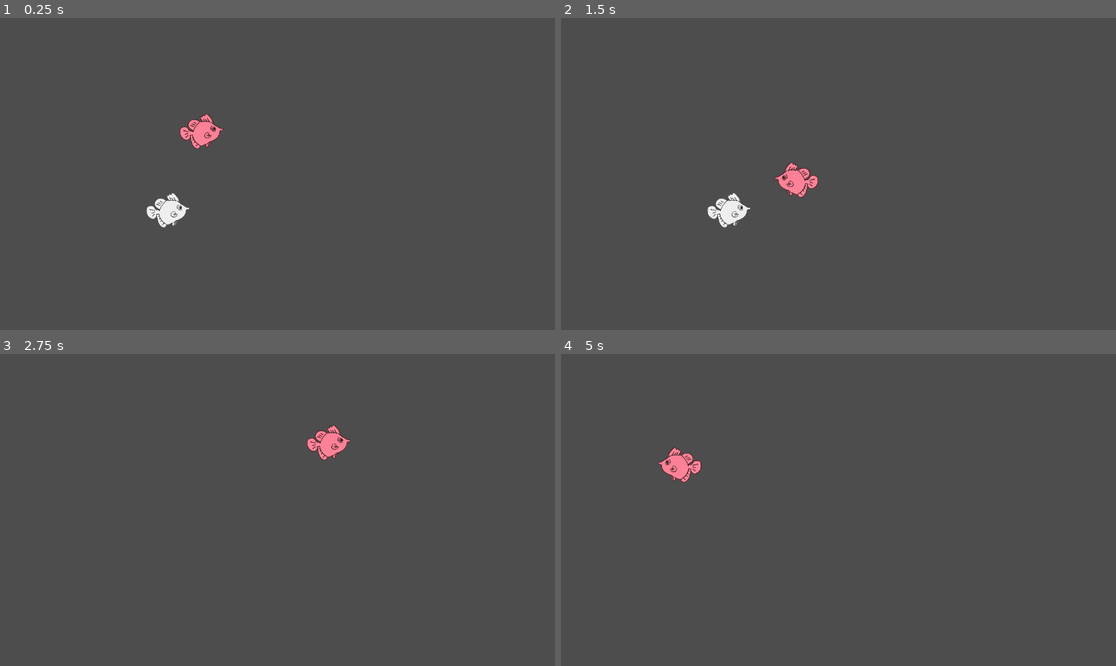
Above: before the commit, frames 1-4 (two rows, left to right).
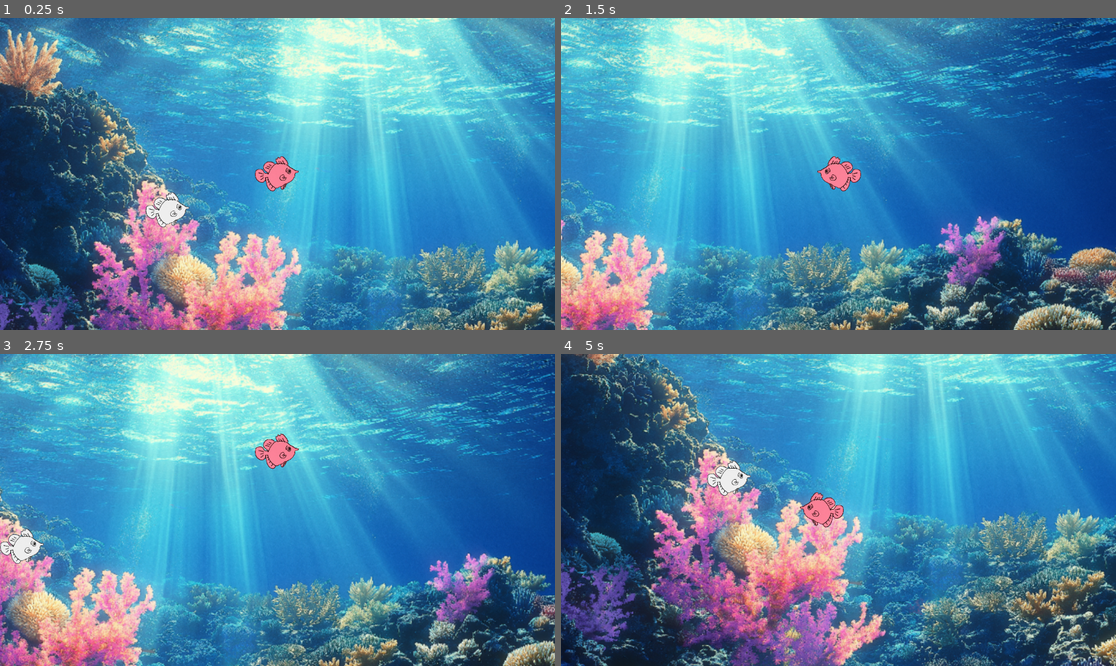
Above: after the commit, the same moments.

Repository: cpbarrett9/fish-game
Game: Godot game, scene res://Scenes/Levels/main.tscn
Same seed, same stepped clock (60 frames per second), same inputs: the game is played once before the commit and once after it.
Inputs (mouse positions are in pixels of both pictures, inside the frame that each line leads up to):
- Up to frame 1 (0.25 s): no input
- Up to frame 2 (1.5 s): move the mouse to (960, 158) at 0.52 s; move the mouse to (727, 189) at 1.27 s
- Up to frame 3 (2.75 s): move the mouse to (333, 441) at 2.02 s
- Up to frame 4 (5 s): move the mouse to (810, 572) at 2.77 s; move the mouse to (1005, 556) at 3.52 s; move the mouse to (672, 463) at 4.27 s

The runs differ from the first frame. In frame 1, 99% of the frame differs, in the area x 0-100%, y 0-100%; in frame 2, 99%; in frame 3, 99%; in frame 4, 99%.

Commit message:
added background
backround and camera restraints

Diff:
--- /dev/null
+++ b/Scenes/Levels/background.gd
@@ -0,0 +1 @@
+extends Sprite2D
--- a/Scenes/Levels/main.tscn
+++ b/Scenes/Levels/main.tscn
@@ -1,8 +1,9 @@
-[gd_scene load_steps=8 format=3 uid="uid://cstrpg5n8semn"]
+[gd_scene load_steps=9 format=3 uid="uid://cstrpg5n8semn"]
 
 [ext_resource type="Script" uid="uid://pp5ouem56jyh" path="res://Scripts/main.gd" id="1_7i1ub"]
 [ext_resource type="Script" uid="uid://y2n532cv67ei" path="res://Scripts/player_fish.gd" id="1_s0gyx"]
 [ext_resource type="Texture2D" uid="uid://cn3keth46yi4t" path="res://Sprites/sprite_playerFishRed.png" id="2_nk5xi"]
+[ext_resource type="Texture2D" uid="uid://c1pxuv2gm3cgs" path="res://Sprites/coral reef.png" id="2_w0lsm"]
 [ext_resource type="Script" uid="uid://bnk3bomgijl2y" path="res://Scripts/npc_fish.gd" id="2_yjsus"]
 [ext_resource type="Texture2D" uid="uid://c7eb2qjdlx73i" path="res://Sprites/sprite_playerFish.png" id="4_7i1ub"]
 
@@ -15,8 +16,15 @@
 [node name="Main" type="Node2D"]
 script = ExtResource("1_7i1ub")
 
+[node name="CoralReef" type="Sprite2D" parent="."]
+position = Vector2(847.80884, 476.49994)
+scale = Vector2(1.1408721, 1.1413174)
+texture = ExtResource("2_w0lsm")
+
 [node name="PlayerFish" type="CharacterBody2D" parent="."]
+position = Vector2(577, 325)
 script = ExtResource("1_s0gyx")
+speed = 3.0
 
 [node name="Sprite2D" type="Sprite2D" parent="PlayerFish"]
 scale = Vector2(0.1, 0.1)
@@ -25,6 +33,12 @@
 [node name="CollisionShape2D" type="CollisionShape2D" parent="PlayerFish"]
 position = Vector2(-1, 0)
 shape = SubResource("RectangleShape2D_w0lsm")
+
+[node name="Camera2D" type="Camera2D" parent="PlayerFish"]
+limit_left = 0
+limit_top = 0
+limit_right = 1696
+limit_bottom = 951
 
 [node name="NPC_Fish" type="Area2D" parent="."]
 position = Vector2(350, 400)
Not shown, added: Scenes/Levels/background.gd.uid
Binary file added: Sprites/coral reef.png
Not shown, added: Sprites/coral reef.png.import
